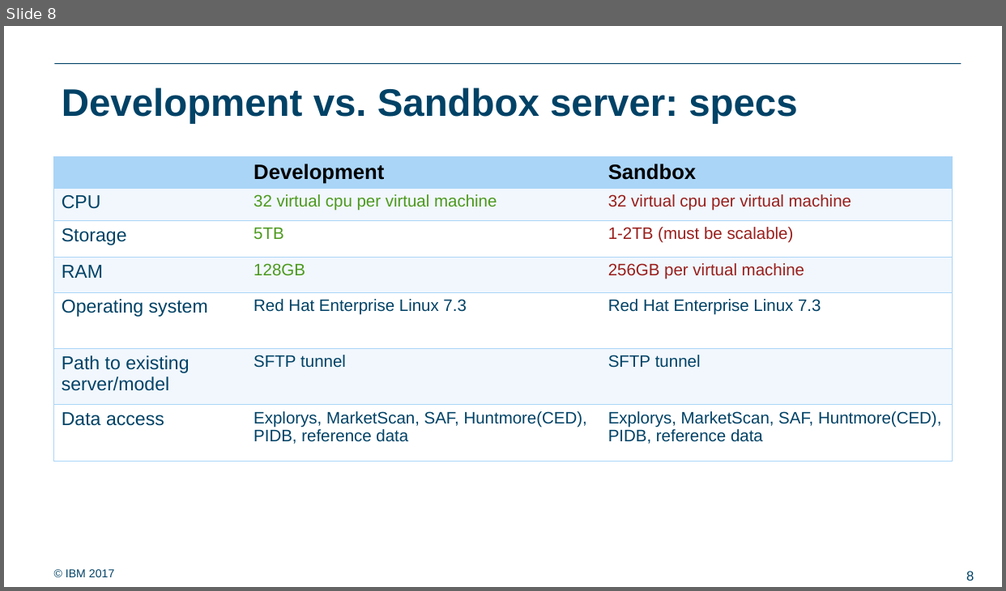
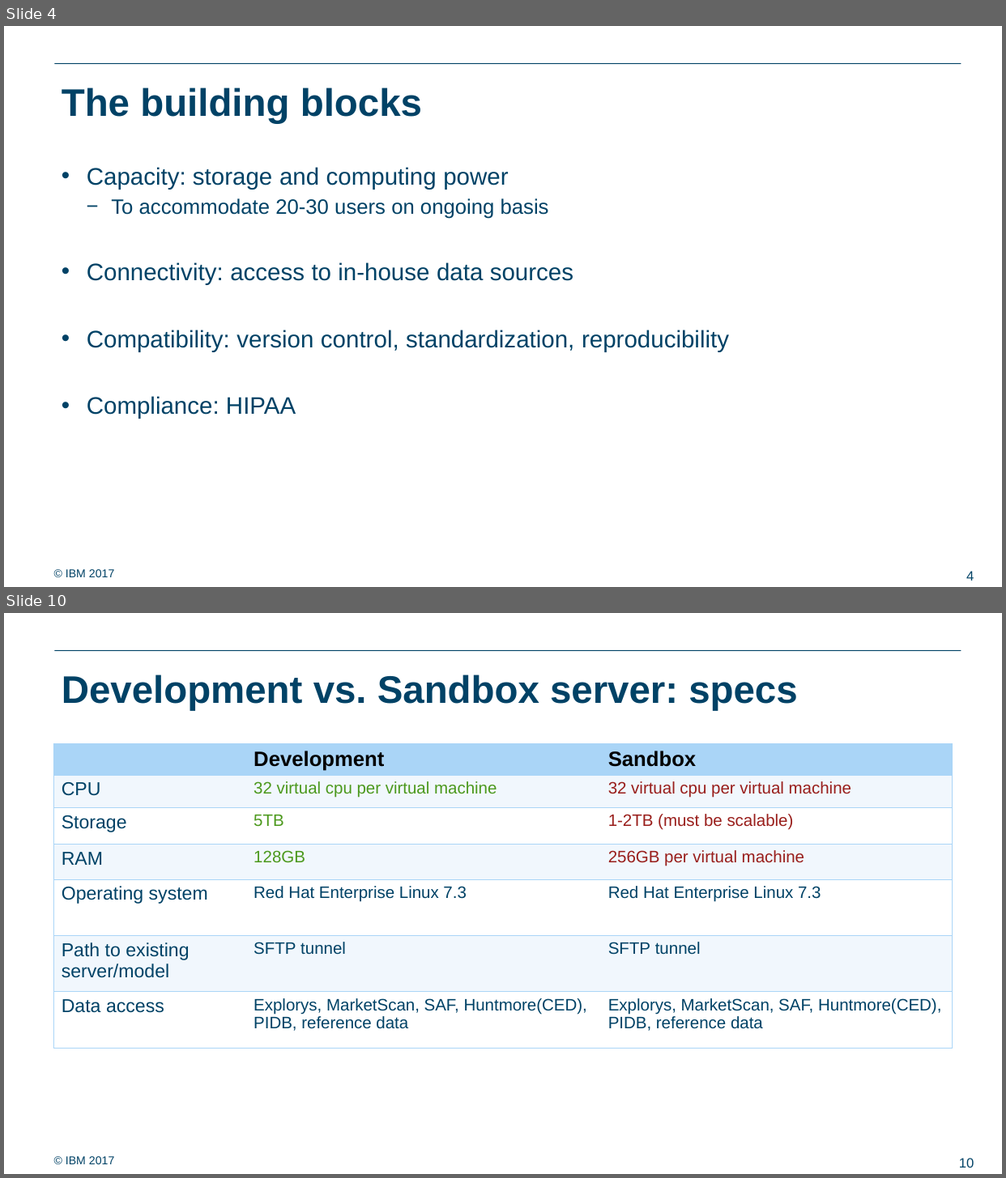
Before and after one commit to ralf0615/Analytics_project_backlog, a slide deck: Analytics_server_setup_v3.pptx. Shown one above the other, each under a label of ours: slide 8 before the commit, slides 4 and 10 after it; the slides between them are not shown. The pictures are 1006x591 and 1006x1178 pixels, drawn with LibreOffice and Linux fonts; fonts in the diff are those of the drawing; background and template pictures are left out. Boxes give left, top, right and bottom in pixels: in the first picture for what was removed or moved away, otherwise in the second. Text is boxed around its words. In the diff, an @@ line names an element or a change of style, - is before the commit and + after.

```diff
--- a/Analytics_server_setup_v3.pptx
+++ b/Analytics_server_setup_v3.pptx
@@ slide 4 added at [4,26,1002,587], background #FFFFFF; not listed: 3 template elements that a slide beside it also shows @@
@@ title added at [62,88,422,123], 37 pt, text #004266, bold @@
+The building blocks
@@ text added at [87,167,729,419], 23 pt, text #004266 @@
+• Capacity: storage and computing power
+  − To accommodate 20-30 users on ongoing basis
+• Connectivity: access to in-house data sources
+• Compatibility: version control, standardization, reproducibility
+• Compliance: HIPAA
@@ what was slide 8 is now slide 10 @@
@@ page number at [959,1158,974,1168]: text changed @@
-8
+10
```
Also in this commit, not shown: 6 slides changed, 3 other slides added, 5 slides removed, 3 other files.
